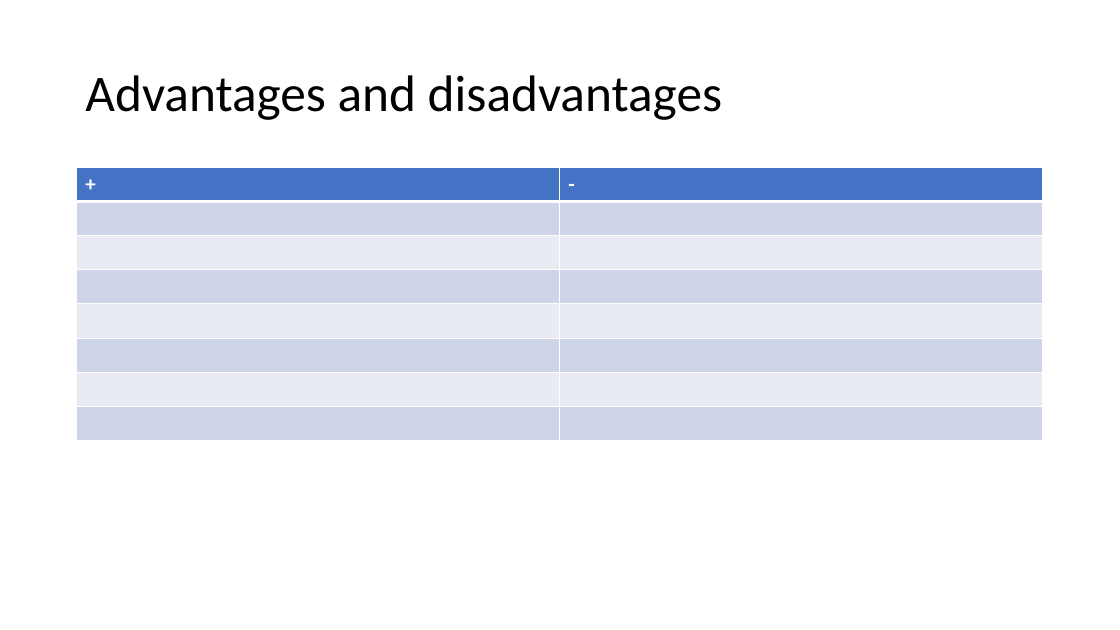
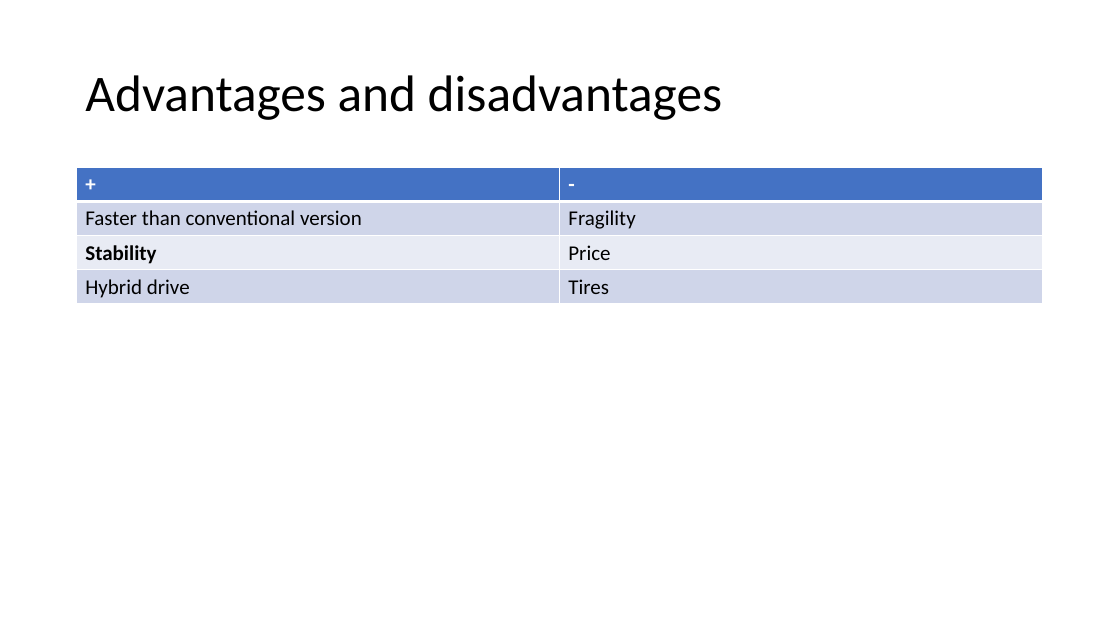
Before and after one commit to MaxGarden/6e3be26eb84bc4f25045a51a02cedb9b88049e0d, a slide deck: slide 6 of Small electric vehicles.pptx. Drawn at 1120x630 pixels with LibreOffice and Linux fonts; fonts in the diff are those of the drawing. Boxes give left, top, right and bottom in pixels: in the first picture for what was removed or moved away, otherwise in the second. Text is boxed around its words. In the diff, an @@ line names an element or a change of style, - is before the commit and + after.

```diff
--- a/Small electric vehicles.pptx
+++ b/Small electric vehicles.pptx
@@ table at <box>77,168,1044,304</box> @@
-row 2:  | 
-row 3:  | 
-row 4:  | 
-row 5:  | 
-row 6:  | 
-row 7:  | 
-row 8:  | 
+row 2: Faster than conventional version | Fragility
+row 3: Stability | Price
+row 4: Hybrid drive | Tires
```
Also in this commit, not shown: 9 other slides changed, 2 slides removed, 5 other files.
